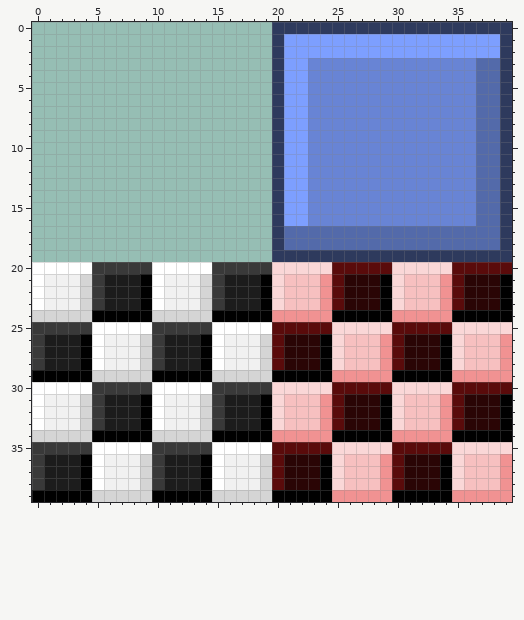
One commit to this pixel-art sprite: assets/images/tileset.png. The picture above is the old version.
The file is 40x40 pixels.
And afterwards:
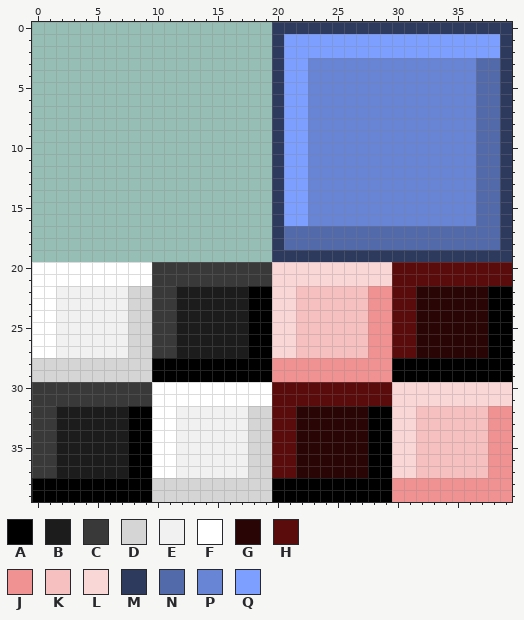
Palette (. is transparent): A #000000  B #1c1c1c  C #393939  D #d5d5d5  E #f1f1f1  F #ffffff  G #2a0505  H #5a0b0b  J #f19292  K #f7c0c0  L #fad7d7  M #2e3a5d  N #536aaa  P #6884d5  Q #7d9fff
From old to new:
@@ x 0..39 @@
 19 ....................MMMMMMMMMMMMMMMMMMMM
-20 FFFFFCCCCCFFFFFCCCCCLLLLLHHHHHLLLLLHHHHH
-21 FEEEDCBBBAFEEEDCBBBALKKKJHGGGALKKKJHGGGA
-22 FEEEDCBBBAFEEEDCBBBALKKKJHGGGALKKKJHGGGA
-23 FEEEDCBBBAFEEEDCBBBALKKKJHGGGALKKKJHGGGA
-24 DDDDDAAAAADDDDDAAAAAJJJJJAAAAAJJJJJAAAAA
-25 CCCCCFFFFFCCCCCFFFFFHHHHHLLLLLHHHHHLLLLL
-26 CBBBAFEEEDCBBBAFEEEDHGGGALKKKJHGGGALKKKJ
-27 CBBBAFEEEDCBBBAFEEEDHGGGALKKKJHGGGALKKKJ
-28 CBBBAFEEEDCBBBAFEEEDHGGGALKKKJHGGGALKKKJ
-29 AAAAADDDDDAAAAADDDDDAAAAAJJJJJAAAAAJJJJJ
-30 FFFFFCCCCCFFFFFCCCCCLLLLLHHHHHLLLLLHHHHH
-31 FEEEDCBBBAFEEEDCBBBALKKKJHGGGALKKKJHGGGA
-32 FEEEDCBBBAFEEEDCBBBALKKKJHGGGALKKKJHGGGA
-33 FEEEDCBBBAFEEEDCBBBALKKKJHGGGALKKKJHGGGA
-34 DDDDDAAAAADDDDDAAAAAJJJJJAAAAAJJJJJAAAAA
-35 CCCCCFFFFFCCCCCFFFFFHHHHHLLLLLHHHHHLLLLL
-36 CBBBAFEEEDCBBBAFEEEDHGGGALKKKJHGGGALKKKJ
-37 CBBBAFEEEDCBBBAFEEEDHGGGALKKKJHGGGALKKKJ
-38 CBBBAFEEEDCBBBAFEEEDHGGGALKKKJHGGGALKKKJ
-39 AAAAADDDDDAAAAADDDDDAAAAAJJJJJAAAAAJJJJJ
+20 FFFFFFFFFFCCCCCCCCCCLLLLLLLLLLHHHHHHHHHH
+21 FFFFFFFFFFCCCCCCCCCCLLLLLLLLLLHHHHHHHHHH
+22 FFEEEEEEDDCCBBBBBBAALLKKKKKKJJHHGGGGGGAA
+23 FFEEEEEEDDCCBBBBBBAALLKKKKKKJJHHGGGGGGAA
+24 FFEEEEEEDDCCBBBBBBAALLKKKKKKJJHHGGGGGGAA
+25 FFEEEEEEDDCCBBBBBBAALLKKKKKKJJHHGGGGGGAA
+26 FFEEEEEEDDCCBBBBBBAALLKKKKKKJJHHGGGGGGAA
+27 FFEEEEEEDDCCBBBBBBAALLKKKKKKJJHHGGGGGGAA
+28 DDDDDDDDDDAAAAAAAAAAJJJJJJJJJJAAAAAAAAAA
+29 DDDDDDDDDDAAAAAAAAAAJJJJJJJJJJAAAAAAAAAA
+30 CCCCCCCCCCFFFFFFFFFFHHHHHHHHHHLLLLLLLLLL
+31 CCCCCCCCCCFFFFFFFFFFHHHHHHHHHHLLLLLLLLLL
+32 CCBBBBBBAAFFEEEEEEDDHHGGGGGGAALLKKKKKKJJ
+33 CCBBBBBBAAFFEEEEEEDDHHGGGGGGAALLKKKKKKJJ
+34 CCBBBBBBAAFFEEEEEEDDHHGGGGGGAALLKKKKKKJJ
+35 CCBBBBBBAAFFEEEEEEDDHHGGGGGGAALLKKKKKKJJ
+36 CCBBBBBBAAFFEEEEEEDDHHGGGGGGAALLKKKKKKJJ
+37 CCBBBBBBAAFFEEEEEEDDHHGGGGGGAALLKKKKKKJJ
+38 AAAAAAAAAADDDDDDDDDDAAAAAAAAAAJJJJJJJJJJ
+39 AAAAAAAAAADDDDDDDDDDAAAAAAAAAAJJJJJJJJJJ
